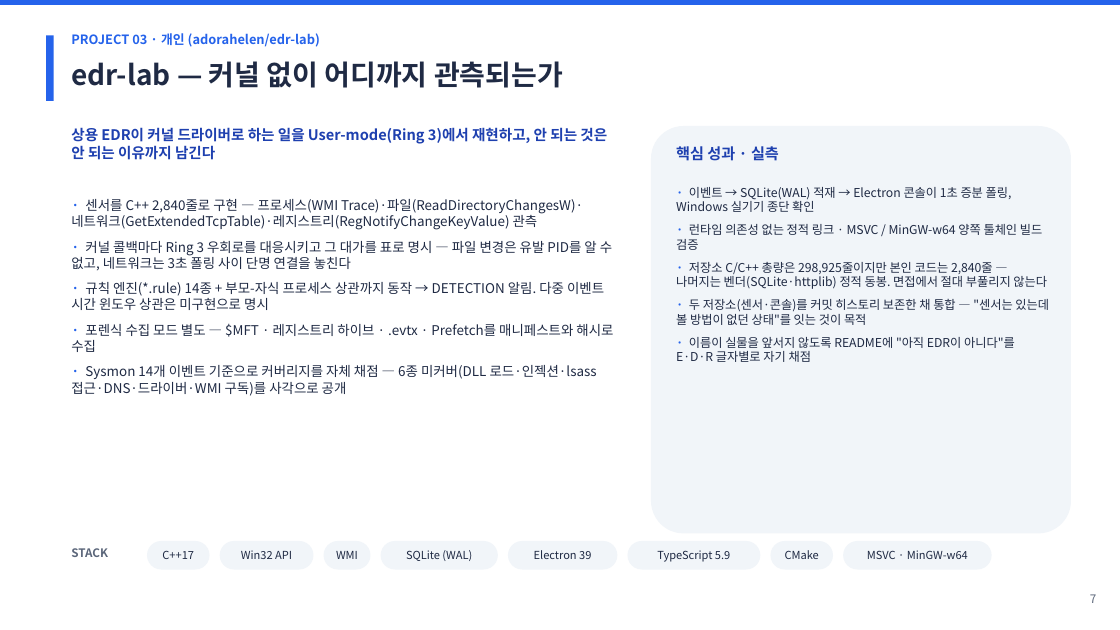
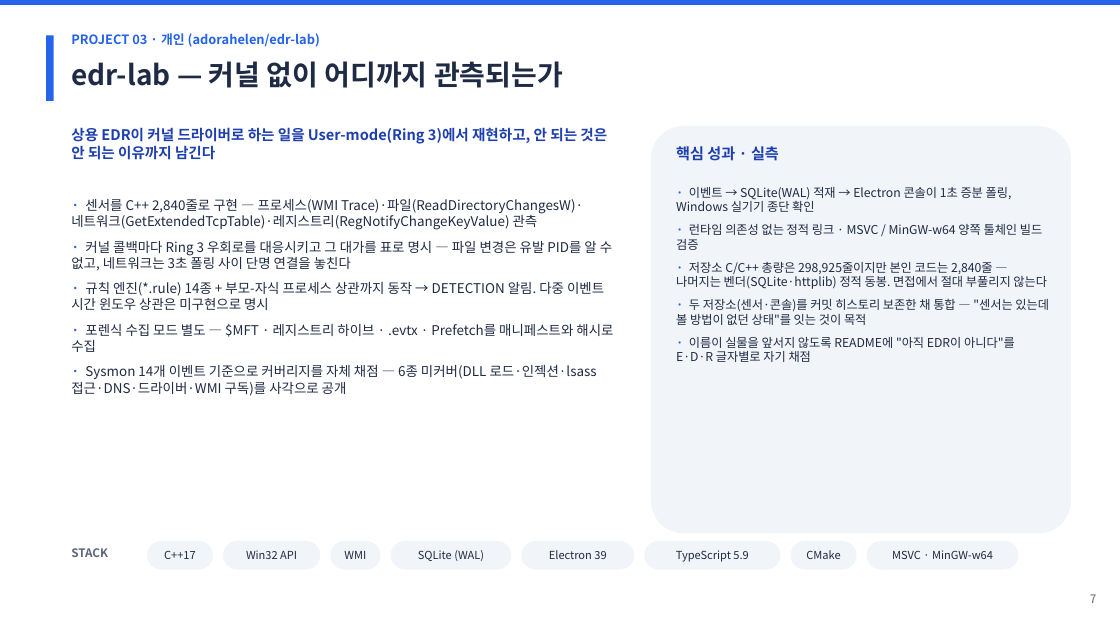
Before and after one commit to adorahelen/adorahelen.github.io, a slide deck: slide 8 of static/portfolio/kangmin-kim-portfolio-ko.pptx. Drawn at 1120x630 pixels with LibreOffice and Linux fonts; fonts in the diff are those of the drawing. Boxes give left, top, right and bottom in pixels: in the first picture for what was removed or moved away, otherwise in the second. Text is boxed around its words. In the diff, an @@ line names an element or a change of style, - is before the commit and + after.

```diff
--- a/static/portfolio/kangmin-kim-portfolio-ko.pptx
+++ b/static/portfolio/kangmin-kim-portfolio-ko.pptx
@@ rounded rectangle "C++17": place and size @@
-rounded rectangle "C++17" at [147, 541, 209, 570]
+rounded rectangle "C++17" at [147, 541, 213, 570]
@@ rounded rectangle "Win32 API": place and size @@
-rounded rectangle "Win32 API" at [220, 541, 314, 570]
+rounded rectangle "Win32 API" at [223, 541, 320, 570]
@@ rounded rectangle "WMI": place and size @@
-rounded rectangle "WMI" at [323, 541, 371, 570]
+rounded rectangle "WMI" at [330, 541, 381, 570]
@@ rounded rectangle "SQLite (WAL)": place and size @@
-rounded rectangle "SQLite (WAL)" at [381, 541, 498, 570]
+rounded rectangle "SQLite (WAL)" at [391, 541, 512, 570]
@@ rounded rectangle "Electron 39": place and size @@
-rounded rectangle "Electron 39" at [508, 541, 618, 570]
+rounded rectangle "Electron 39" at [522, 541, 634, 570]
@@ rounded rectangle "TypeScript 5.9": place and size @@
-rounded rectangle "TypeScript 5.9" at [628, 541, 760, 570]
+rounded rectangle "TypeScript 5.9" at [644, 541, 781, 570]
@@ rounded rectangle "CMake": place and size @@
-rounded rectangle "CMake" at [770, 541, 833, 570]
+rounded rectangle "CMake" at [791, 541, 856, 570]
@@ rounded rectangle "MSVC · MinGW-w64": place and size @@
-rounded rectangle "MSVC · MinGW-w64" at [844, 541, 992, 570]
+rounded rectangle "MSVC · MinGW-w64" at [867, 541, 1019, 570]
```
Also in this commit, not shown: 9 other slides changed, 21 other files.
